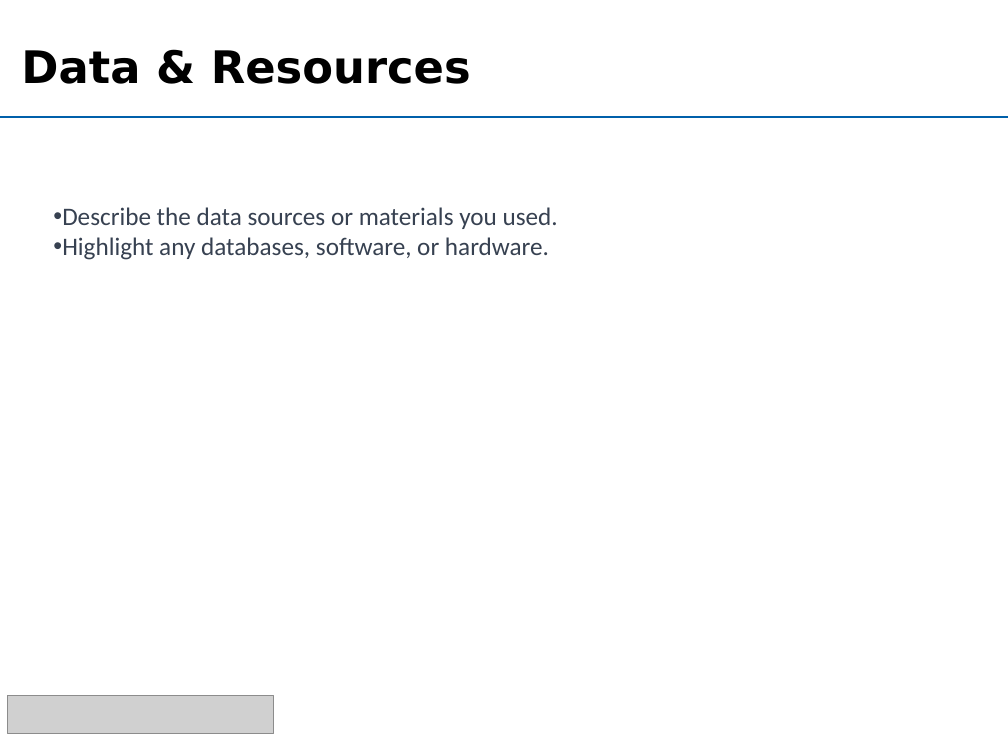
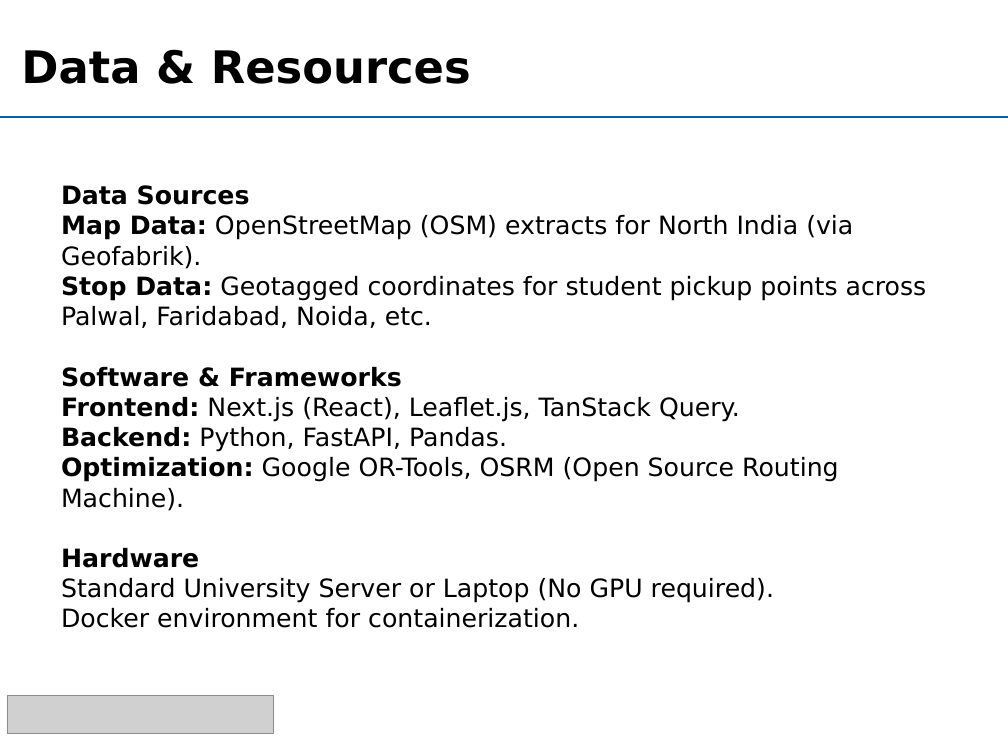
Before and after one commit to NamanKatewa/Minor-Project, a slide deck: slide 8 of data/official/PPT.pptx. Drawn at 1008x756 pixels with LibreOffice and Linux fonts; fonts in the diff are those of the drawing; grey boxes stand for pictures; background and template pictures are left out. Boxes give left, top, right and bottom in pixels: in the first picture for what was removed or moved away, otherwise in the second. Text is boxed around its words. In the diff, an @@ line names an element or a change of style, - is before the commit and + after.

```diff
--- a/data/official/PPT.pptx
+++ b/data/official/PPT.pptx
@@ text added at [61, 185, 927, 628], 18 pt, text #000000 @@
+Data Sources
+Map Data: OpenStreetMap (OSM) extracts for North India (via Geofabrik).
+Stop Data: Geotagged coordinates for student pickup points across Palwal, Faridabad, Noida, etc.
+Software & Frameworks
+Frontend: Next.js (React), Leaflet.js, TanStack Query.
+Backend: Python, FastAPI, Pandas.
+Optimization: Google OR-Tools, OSRM (Open Source Routing Machine).
+Hardware
+Standard University Server or Laptop (No GPU required).
+Docker environment for containerization.
@@ text removed at [62, 207, 558, 260] @@
-• Describe the data sources or materials you used.
-• Highlight any databases, software, or hardware.
```
Also in this commit, not shown: 9 other slides changed, 2 other files.
